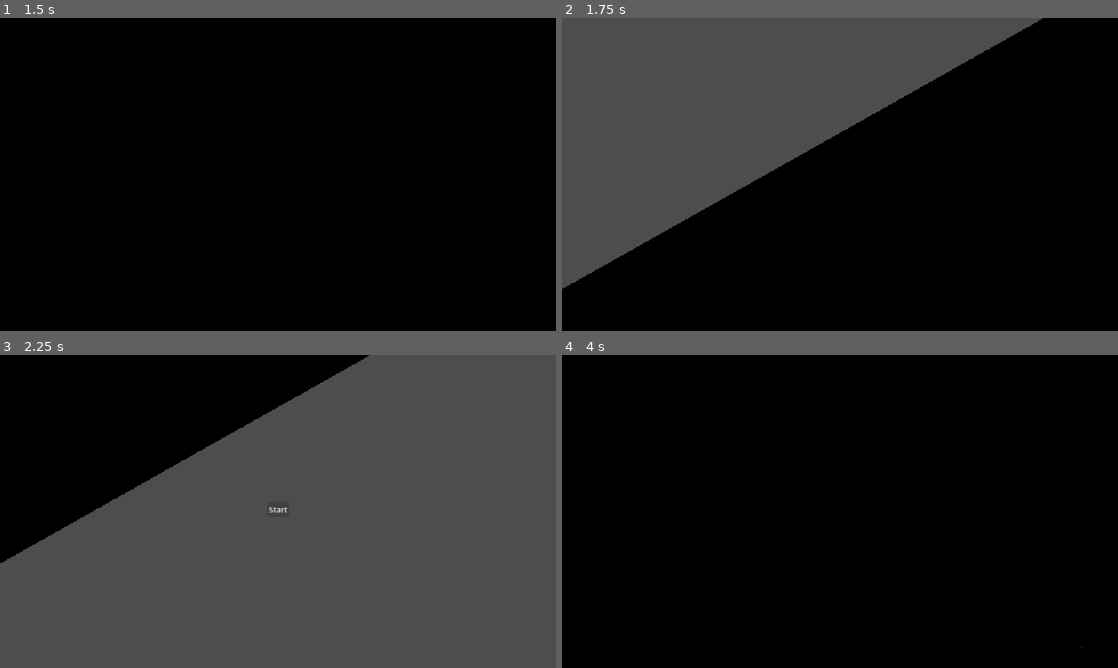
Above: before the commit, frames 1-4 (two rows, left to right).
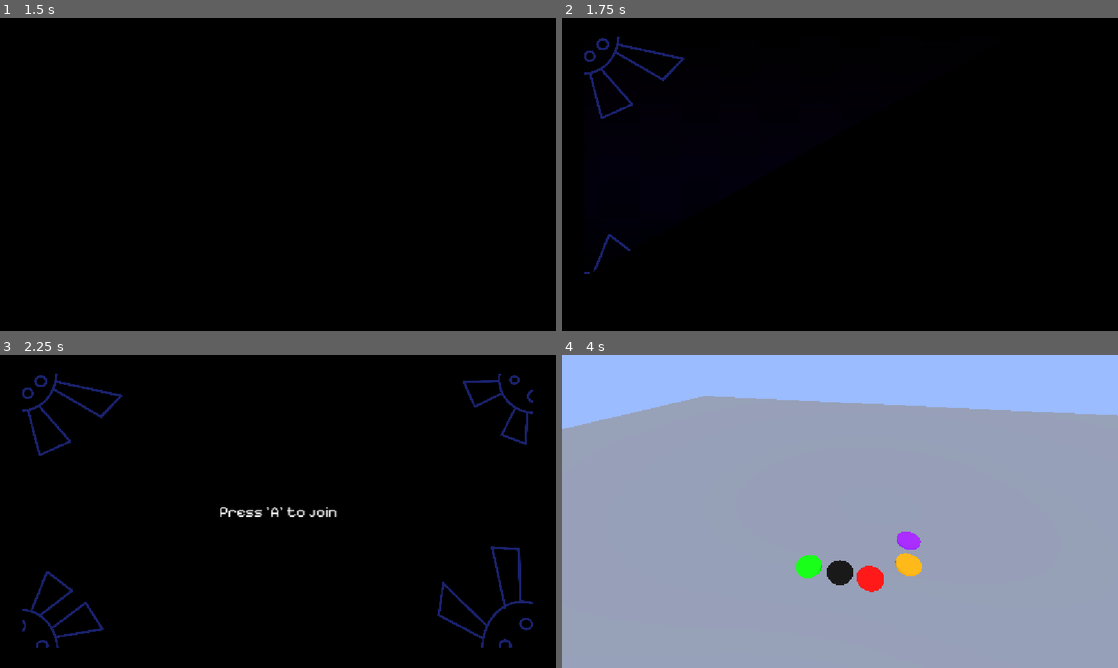
Above: after the commit, the same moments.

Repository: JZxAkuma/Game-Prototype-3
Game: Godot game, scene res://DO NOT TOUCH/Scene/main.tscn
The game is run twice, just before and just after one commit, with the same random seed, the same clock (stepped at 60 frames per second) and the same inputs.
Inputs (mouse positions are in pixels of both pictures, inside the frame that each line leads up to):
- Up to frame 1 (1.5 s): tap Enter at 0.5 s; hold D (right) 0.53-1.28 s; hold J (a) 0.53-1.28 s; tap K (b) at 0.8, 1.35 s; hold S (down) from 1.28 s (still down)
- Up to frame 2 (1.75 s): keep holding S (down); tap I (y) at 1.55 s
- Up to frame 3 (2.25 s): release S (down) at 2 s; click (278, 508) at 2 s, where only the run before the commit has a clickable "Start"
- Up to frame 4 (4 s): tap A (left) at 2.75, 3.5 s; hold D (right) 2.78-3.53 s; hold J (a) 2.78-3.53 s; tap I (y) at 2.85 s; hold W (up) from 3.53 s (still down); tap J (a) at 3.6 s; tap K (b) at 3.8 s

Frame 1 is identical in both runs. In frame 2, 38% of the frame differs, in the area x 0-87%, y 0-87%; in frame 3, 78%; in frame 4, 100%, in the area x 0-100%, y 0-100%.

Commit message:
Game directly go to lobby

Diff:
--- a/DO NOT TOUCH/Script/team_logo_splash_screen.gd
+++ b/DO NOT TOUCH/Script/team_logo_splash_screen.gd
@@ -1,4 +1,4 @@
 extends CanvasLayer
 
 func _finish() -> void:
-	SceneManager.goto_scene(preload("res://DO NOT TOUCH/Scene/main_menu.tscn"))
+	SceneManager.goto_scene(preload("res://DO NOT TOUCH/Scene/lobby.tscn"))
--- a/project.godot
+++ b/project.godot
@@ -110,4 +110,3 @@
 rendering_device/driver.windows="d3d12"
 anti_aliasing/quality/msaa_2d=2
 anti_aliasing/quality/msaa_3d=2
-anti_aliasing/quality/screen_space_aa=1
